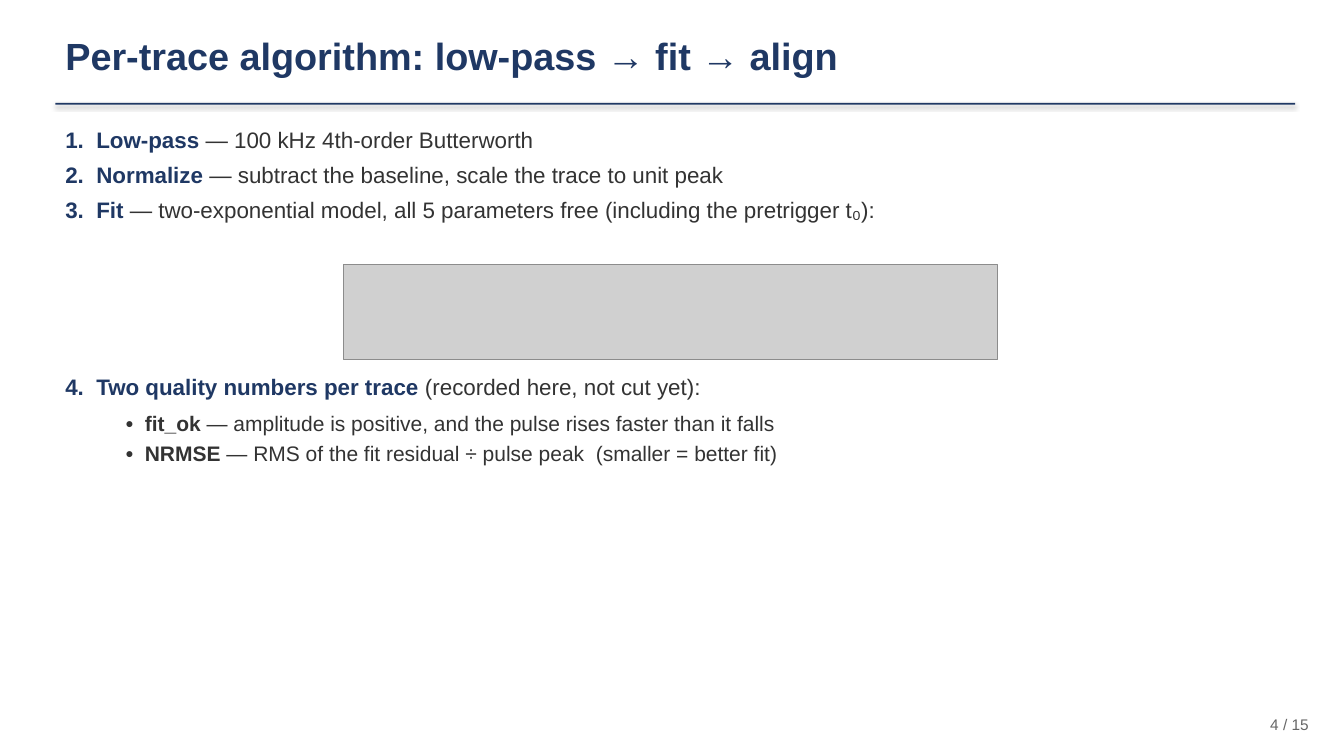
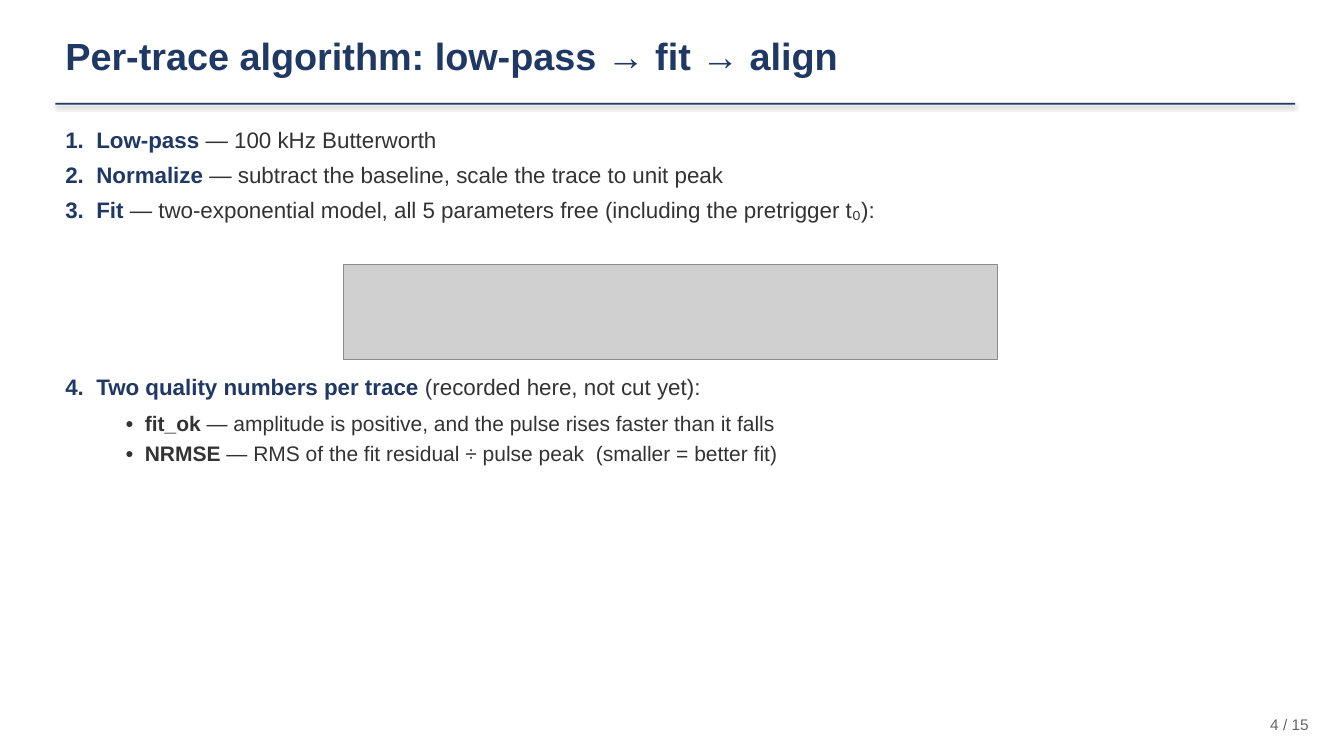
Before and after one commit to ZhihengLi0/urop, a slide deck: slide 4 of snolab/presentation/SNOLAB_R4_pulse_templates_20260715.pptx. Drawn at 1344x756 pixels with LibreOffice and Linux fonts; fonts in the diff are those of the drawing; grey boxes stand for pictures. Boxes give left, top, right and bottom in pixels: in the first picture for what was removed or moved away, otherwise in the second. Text is boxed around its words. In the diff, an @@ line names an element or a change of style, - is before the commit and + after.

```diff
--- a/snolab/presentation/SNOLAB_R4_pulse_templates_20260715.pptx
+++ b/snolab/presentation/SNOLAB_R4_pulse_templates_20260715.pptx
@@ text at <box>65,131,436,153</box>: text changed @@
-1. Low-pass — 100 kHz 4th-order Butterworth
+1. Low-pass — 100 kHz Butterworth
```
Also in this commit, not shown: 2 other files.
